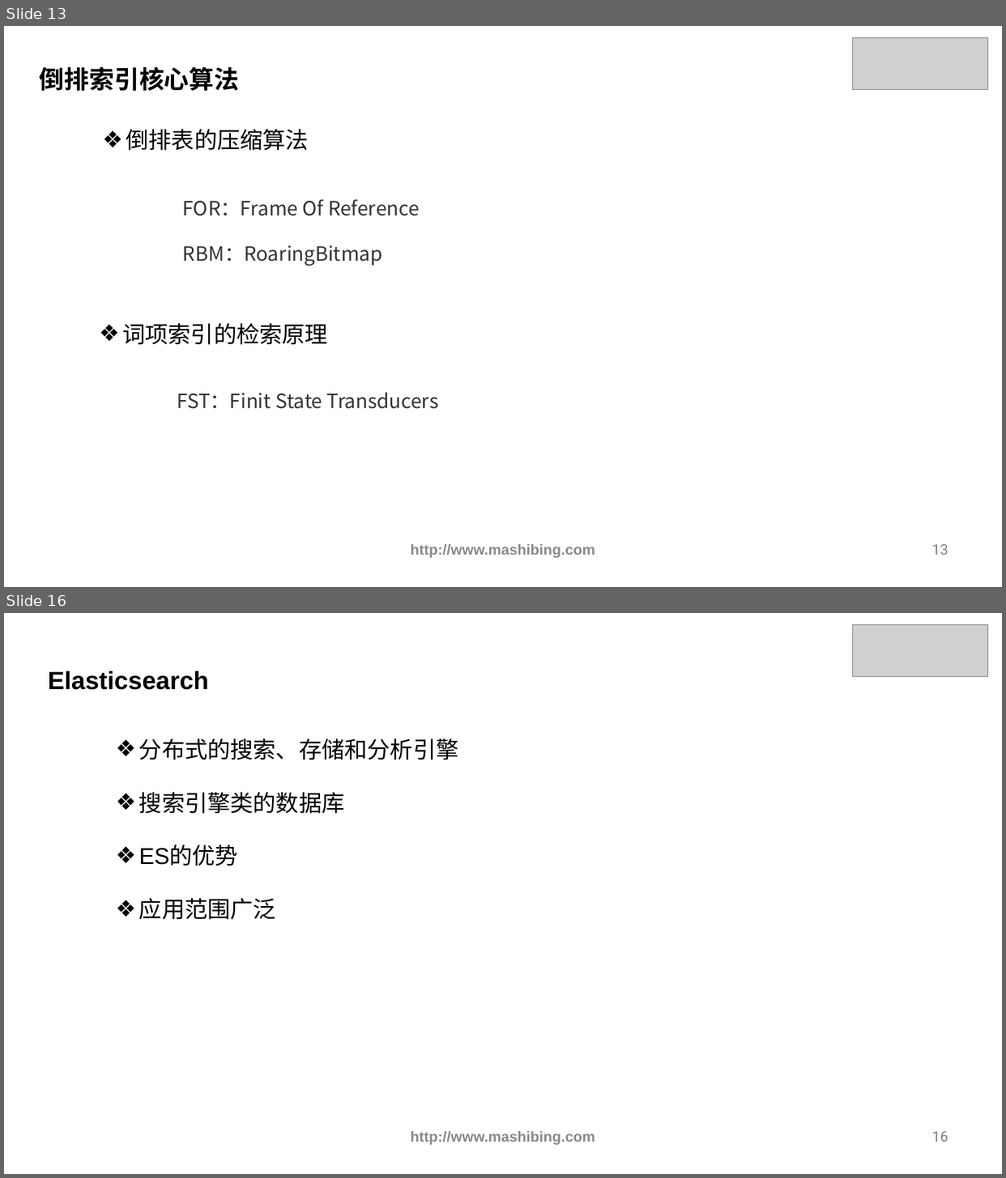
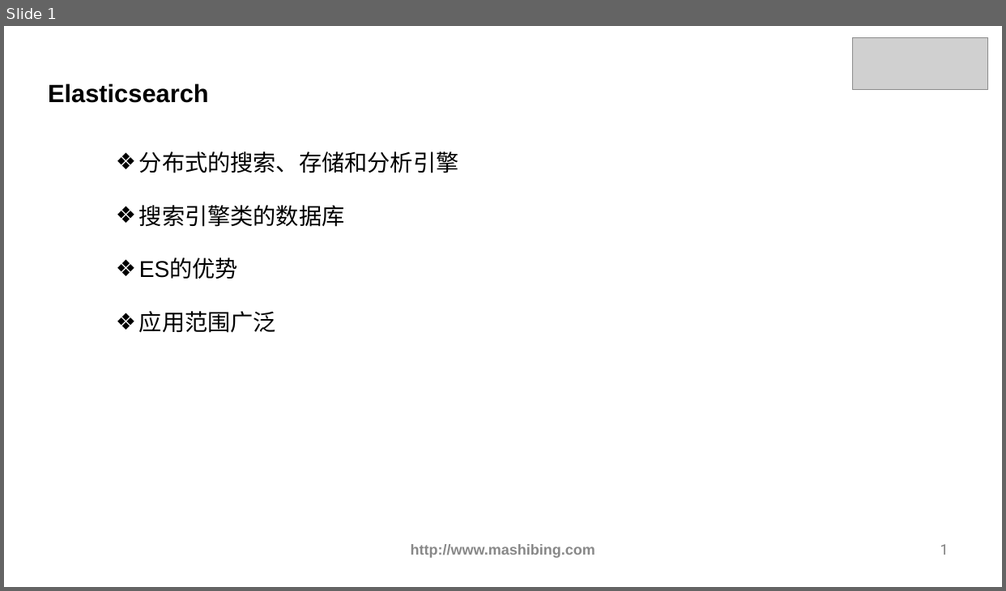
Before and after one commit to ybbstudy/Elastic-Stack, a slide deck: 1 核心知识篇/03-核心概念/课件/核心概念.pptx. Shown one above the other, each under a label of ours: slides 13 and 16 before the commit, slide 1 after it; the slides between them are not shown. The pictures are 1006x1178 and 1006x591 pixels, drawn with LibreOffice and Linux fonts; fonts in the diff are those of the drawing; grey boxes stand for pictures. Boxes give left, top, right and bottom in pixels: in the first picture for what was removed or moved away, otherwise in the second. Text is boxed around its words. In the diff, an @@ line names an element or a change of style, - is before the commit and + after.

```diff
--- a/1 核心知识篇/03-核心概念/课件/核心概念.pptx
+++ b/1 核心知识篇/03-核心概念/课件/核心概念.pptx
@@ slide 13 removed at (4, 26, 1002, 587), background #FFFFFF @@
@@ picture removed at (852, 37, 987, 90) @@
@@ text removed at (40, 66, 239, 91) @@
-倒排索引核心算法
@@ text removed at (126, 129, 309, 151) @@
-❖ 倒排表的压缩算法
@@ text removed at (183, 199, 420, 216) @@
-FOR：Frame Of Reference
@@ text removed at (183, 246, 383, 266) @@
-RBM：RoaringBitmap
@@ text removed at (122, 323, 328, 345) @@
-❖ 词项索引的检索原理
@@ text removed at (177, 392, 439, 409) @@
-FST：Finit State Transducers
@@ text removed at (411, 544, 595, 558) @@
-http://www.mashibing.com
@@ page number removed at (932, 544, 948, 555) @@
-13
@@ what was slide 16 is now slide 1 @@
@@ page number at (940, 544, 948, 555): text changed @@
-16
+1
```
Also in this commit, not shown: 14 other slides removed, 38 other files.
